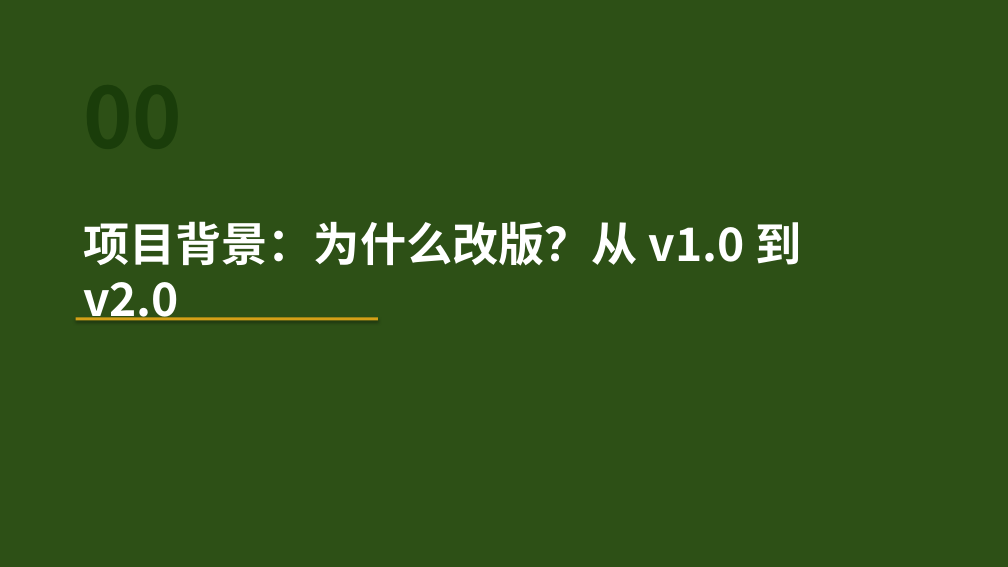
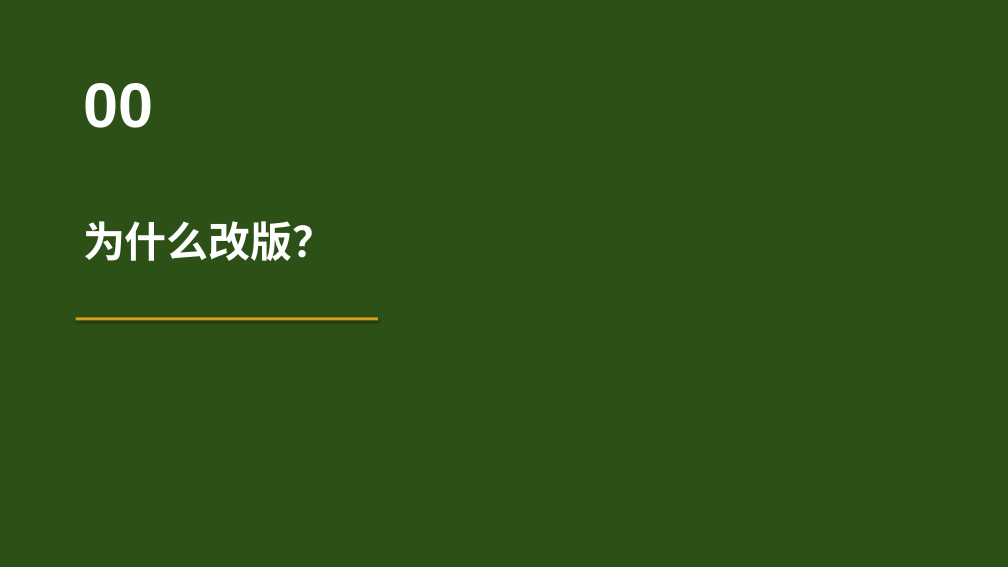
Before and after one commit to 975801846-star/workspace-outputs, a slide deck: slide 2 of tunjunying/plan_v2.pptx. Drawn at 1008x567 pixels with LibreOffice and Linux fonts; fonts in the diff are those of the drawing. Boxes give left, top, right and bottom in pixels: in the first picture for what was removed or moved away, otherwise in the second. Text is boxed around its words. In the diff, an @@ line names an element or a change of style, - is before the commit and + after.

```diff
--- a/tunjunying/plan_v2.pptx
+++ b/tunjunying/plan_v2.pptx
@@ text added at bbox=[83, 83, 153, 128], 60 pt, text #FFFFFF, bold @@
+00
@@ text at bbox=[83, 221, 335, 261]: text changed; size 44 to 40 pt; font Noto Sans CJK SC to Arial @@
-项目背景：为什么改版？从 v1.0 到 v2.0
+为什么改版？
```
Also in this commit, not shown: 26 other slides changed, 1 slide added, 1 slide removed, 1 other file.
